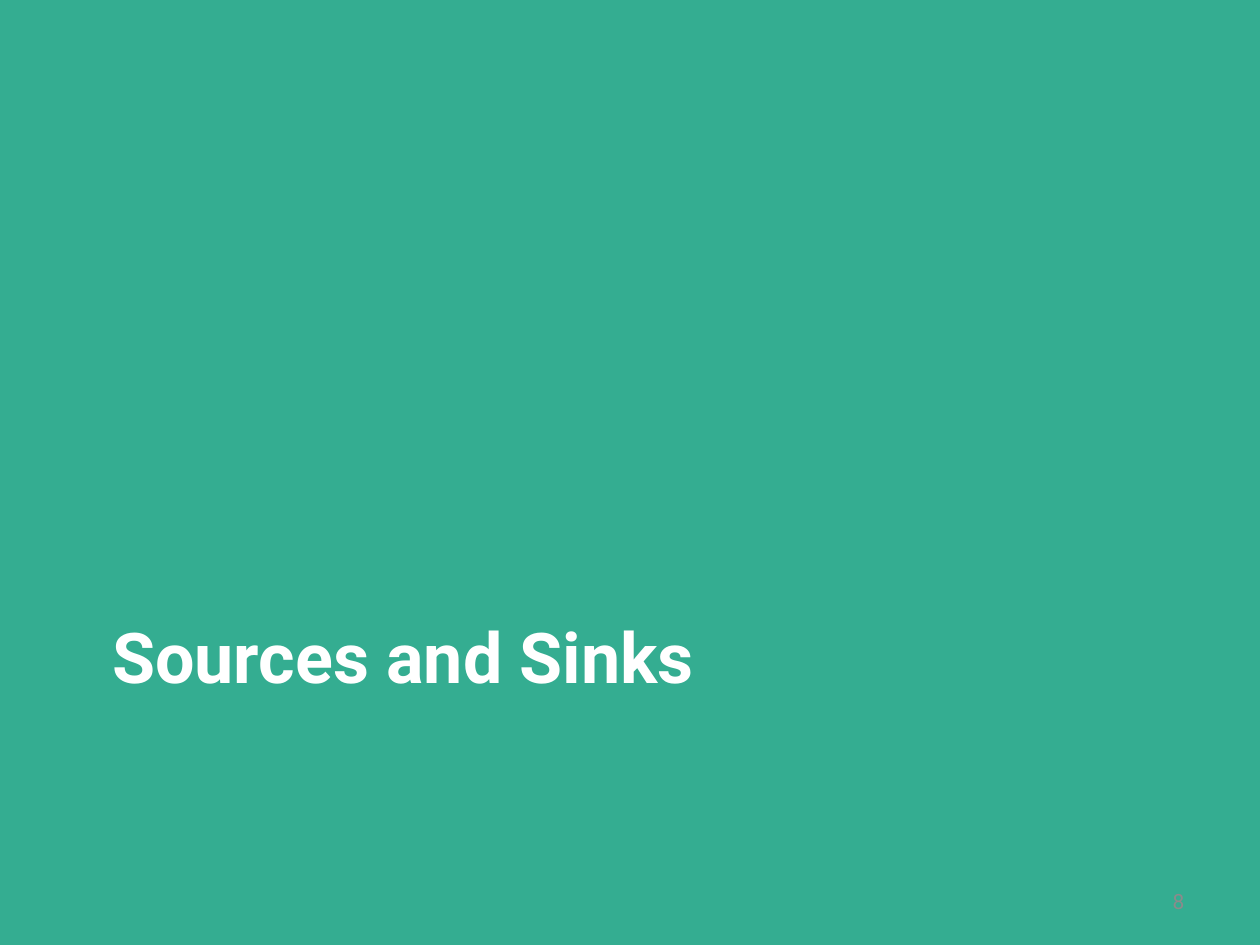
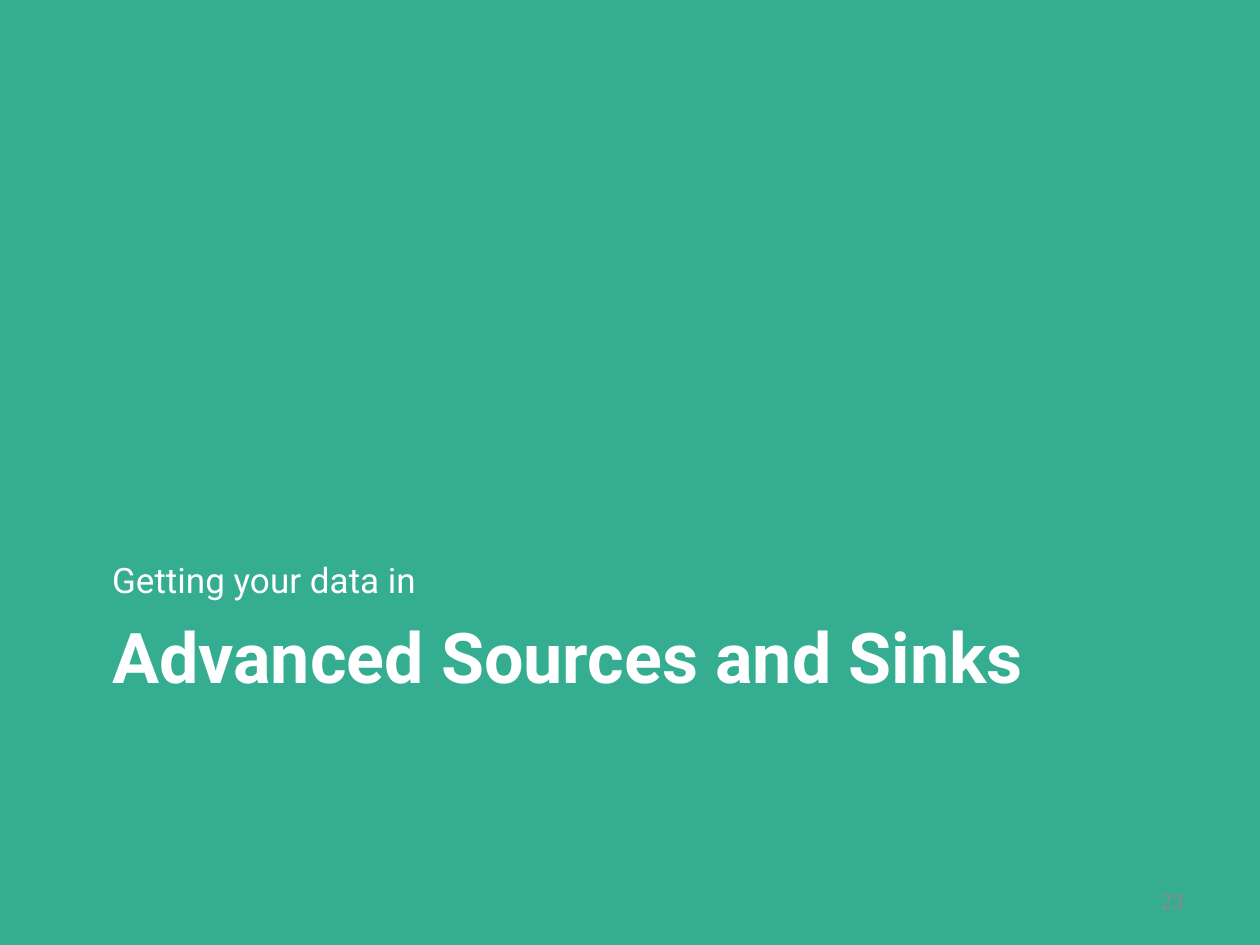
Before and after one commit to dataArtisans/flink-training-web, a slide deck: slide 23 of slides/flink_batch_advanced.pptx (slide 8 before the commit). Drawn at 1260x945 pixels with LibreOffice and Linux fonts; fonts in the diff are those of the drawing. Boxes give left, top, right and bottom in pixels: in the first picture for what was removed or moved away, otherwise in the second. Text is boxed around its words. In the diff, an @@ line names an element or a change of style, - is before the commit and + after.

Commit message:
add robert's draft for the advanced slides

```diff
--- a/slides/flink_batch_advanced.pptx
+++ b/slides/flink_batch_advanced.pptx
@@ text added at [112,566,416,601], 20 pt, text #FFFFFF @@
+Getting your data in
@@ title at [112,630,1023,684]: text changed @@
-Sources and Sinks
+Advanced Sources and Sinks
```
Also in this commit, not shown: 4 other slides changed, 32 slides added, 5 slides removed.
